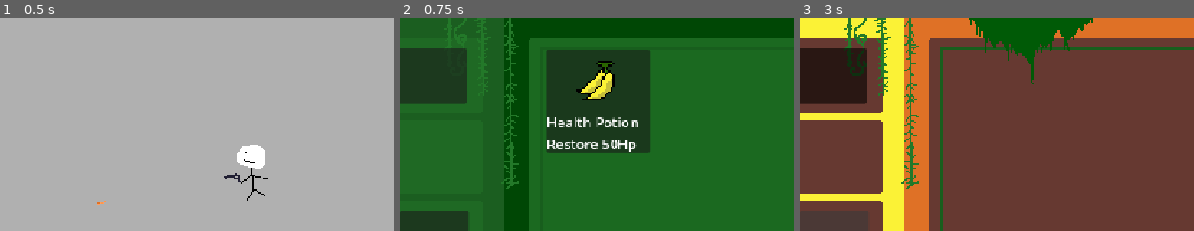
Above: before the commit, frames 1-3 (left to right).
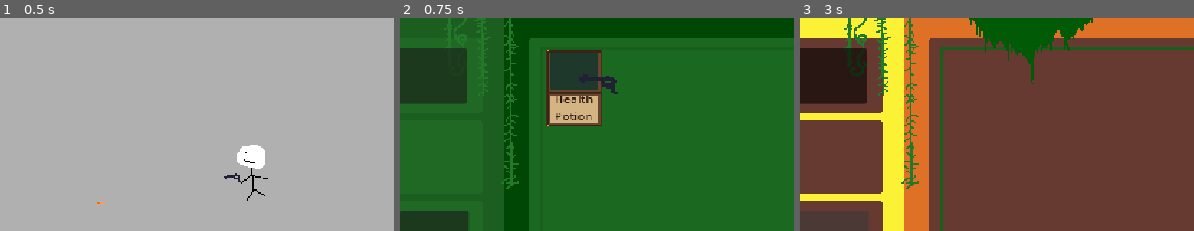
Above: after the commit, the same moments.

Repository: xjamal21/bullet-heaven-game-
Game: Godot game, scene res://tscnfiles/main_game.tscn
Two runs of this game, one before a commit and one after it. Both use one fixed random seed, a clock stepped at 60 frames per second and the inputs below.
Inputs (mouse positions are % of the whole screen's width and height, from its top left; square brackets give the same spot before the commit, where the layout moved):
- Up to frame 1 (0.5 s): no input
- Up to frame 2 (0.75 s): click (3, 44) at 0.5 s
- Up to frame 3 (3 s): click (20, 26) at 1.25 s; click (38, 29) [41, 32] at 2 s; click (21, 64) at 2.75 s
The pictures show only the part of the screen within x 16-66%, y 12-62%; the shares and areas given below are measured in that part.

Frame 1 is identical in both runs. In frame 2, 11% of the frame differs, in the area x 37-64%, y 15-64%; in frame 3, nothing differs.

Commit message:
card import
card

Diff:
--- a/gdscripts/item_card.gd
+++ b/gdscripts/item_card.gd
@@ -1,17 +1,15 @@
-extends Button
+extends TextureButton
 
 signal item_clicked(item_data: Dictionary)
 
-@onready var icon_rect: TextureRect = $VBoxContainer/TextureRect
+@onready var icon_rect: TextureRect = $TextureRect
 @onready var name_label: Label = $VBoxContainer/Label
-@onready var desc_label: Label = $VBoxContainer/Label2
 
 var card_data: Dictionary = {}
 
 func setup(data: Dictionary) -> void:
 	card_data = data
 	name_label.text = data.get("name", "Item")
-	desc_label.text = data.get("description", "")
 	icon_rect.texture = data.get("icon", null)
 
 	var loaded_icon = data.get("icon", null)
--- a/gdscripts/shop.gd
+++ b/gdscripts/shop.gd
@@ -17,8 +17,7 @@
 		"name": "Health Potion",
 		"price": 50,
 		"category": "Health",
-		"description": "Restore 50Hp",
-		"icon": preload("res://assets/items/banana.png")
+		"icon": preload("res://assets/items/gun.png")
 	}
 ]
 
--- a/tscnfiles/ItemCard.tscn
+++ b/tscnfiles/ItemCard.tscn
@@ -1,32 +1,52 @@
 [gd_scene format=3 uid="uid://bhfoql1eawtdp"]
 
 [ext_resource type="Script" uid="uid://bc4o1wlgo1p77" path="res://gdscripts/item_card.gd" id="1_htceb"]
+[ext_resource type="Texture2D" uid="uid://b6t08se7vf42y" path="res://assets/items/cardbase.png" id="1_i3dss"]
 
-[node name="ItemCard" type="Button" unique_id=2067411088]
-custom_minimum_size = Vector2(120, 129)
+[node name="ItemCard" type="TextureButton" unique_id=1228307878]
+custom_minimum_size = Vector2(64, 96)
 offset_right = 120.0
 offset_bottom = 140.0
+texture_normal = ExtResource("1_i3dss")
+stretch_mode = 5
 script = ExtResource("1_htceb")
+
+[node name="TextureRect" type="TextureRect" parent="." unique_id=141316971]
+custom_minimum_size = Vector2(64, 64)
+layout_mode = 0
+offset_left = 29.0
+offset_top = 8.0
+offset_right = 93.0
+offset_bottom = 72.0
+size_flags_vertical = 3
+expand_mode = 1
+stretch_mode = 5
 
 [node name="VBoxContainer" type="VBoxContainer" parent="." unique_id=823854264]
 layout_mode = 1
 anchors_preset = 15
 anchor_right = 1.0
 anchor_bottom = 1.0
+offset_left = 35.000004
+offset_top = 51.999996
+offset_right = -29.0
+offset_bottom = 52.0
 grow_horizontal = 2
 grow_vertical = 2
-
-[node name="TextureRect" type="TextureRect" parent="VBoxContainer" unique_id=141316971]
-custom_minimum_size = Vector2(64, 64)
-layout_mode = 2
-size_flags_vertical = 3
-expand_mode = 1
-stretch_mode = 5
+scale = Vector2(0.875722, 0.8232715)
 
 [node name="Label" type="Label" parent="VBoxContainer" unique_id=812656269]
+custom_minimum_size = Vector2(56, 0)
 layout_mode = 2
+theme_override_colors/font_color = Color(0.16862746, 0.09411765, 0.0627451, 1)
+horizontal_alignment = 1
+autowrap_mode = 2
 
 [node name="Label2" type="Label" parent="VBoxContainer" unique_id=245060716]
+custom_minimum_size = Vector2(56, 0)
 layout_mode = 2
+theme_override_colors/font_color = Color(0.16862746, 0.09411765, 0.0627451, 1)
+horizontal_alignment = 1
+autowrap_mode = 2
 
 [connection signal="pressed" from="." to="." method="_on_pressed"]
Binary file added: assets/items/cardbase.png
Not shown, added: assets/items/cardbase.png.import
